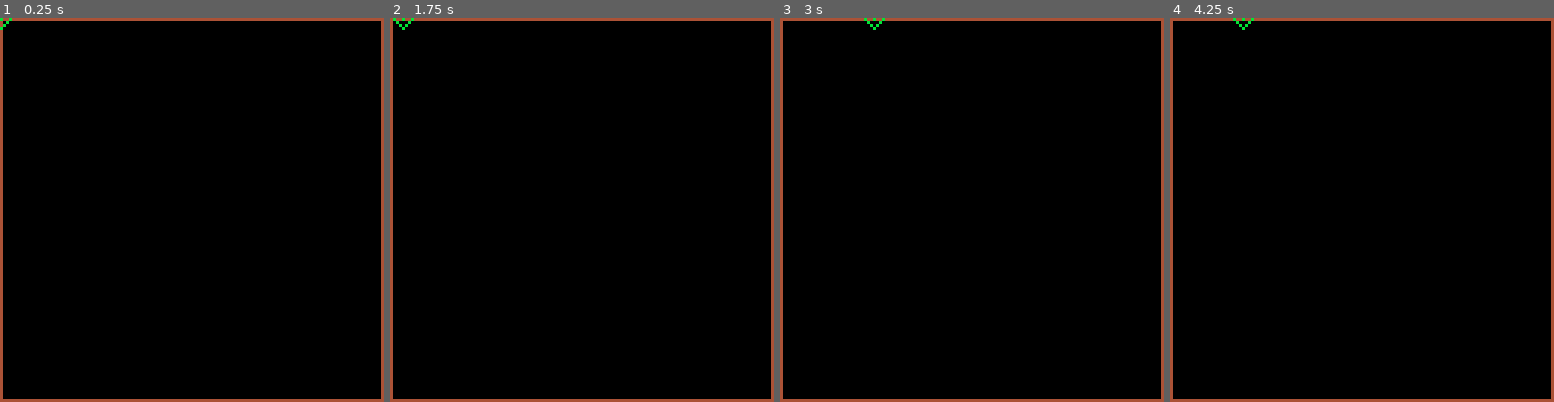
Above: before the commit, frames 1-4 (left to right).
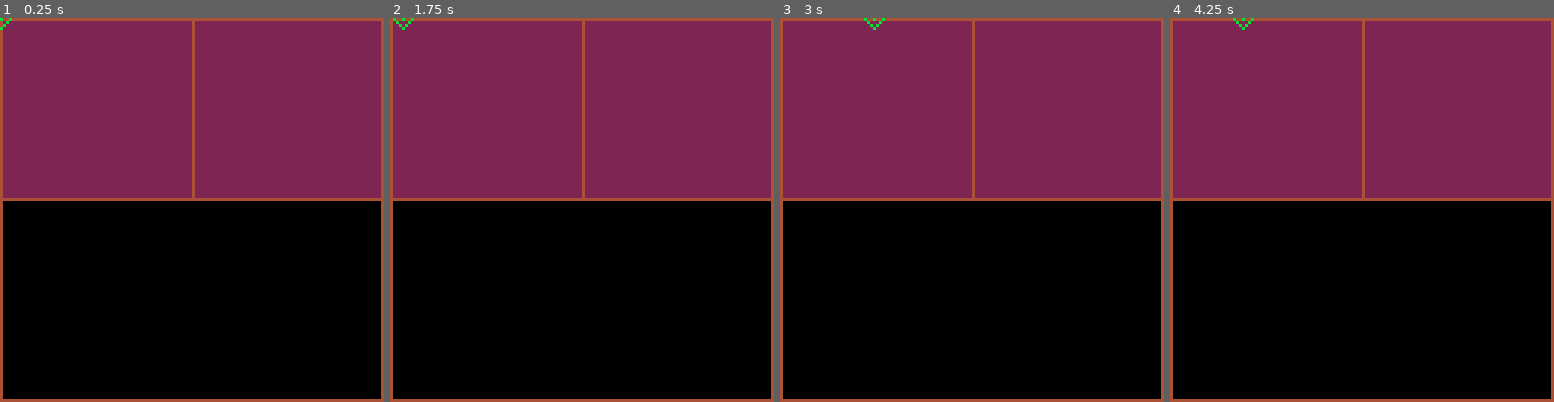
Above: after the commit, the same moments.

Repository: shen-sat/qix
Game: PICO-8 cartridge qix.p8
Same seed, same stepped clock (60 frames per second), same inputs: the game is played once before the commit and once after it.
Inputs:
- Up to frame 1 (0.25 s): no input
- Up to frame 2 (1.75 s): hold Right from 1.6 s (still down)
- Up to frame 3 (3 s): release Right at 2.1 s; hold Up 2.15-2.42 s; hold Right from 2.47 s (still down)
- Up to frame 4 (4.25 s): release Right at 3.03 s; hold Left 3.08-3.58 s; hold Down 3.63-3.97 s; hold Right from 4.02 s (still down)

The runs differ from the first frame. In frame 1, 46% of the frame differs, in the area x 0-100%, y 0-48%; in frame 2, 46%; in frame 3, 46%; in frame 4, 46%.

Commit message:
Implement border and outer-edge-of-shapes-only movement

Diff:
--- a/qix.p8
+++ b/qix.p8
@@ -128,32 +128,34 @@
   frame_counter += 1
   qix:update()
 
+  local path_color = 4
+  local background_color = 0
   if btn(0) then
    local next_point_x, next_point_y = player.x - 1, player.y
-   if pget(next_point_x, next_point_y) != 0 then
-    local compass_points = get_compass_points({ x = next_point_x, y = next_point_y })
-    if check_compass_points_contain_color(compass_points, 0) then player.x -= 1 end
-   end
-
-  elseif btn(1) then
+   if pget(next_point_x, next_point_y) == path_color then
+    local compass_points = get_compass_points({ x = next_point_x, y = next_point_y })
+    if check_compass_points_contain_color(compass_points, background_color) then player.x -= 1 end
+   end
+  end
+  if btn(1) then
    local next_point_x, next_point_y = player.x + 1, player.y
-   if pget(next_point_x, next_point_y) != 0 then
-    local compass_points = get_compass_points({ x = next_point_x, y = next_point_y })
-    if check_compass_points_contain_color(compass_points, 0) then player.x += 1 end
-   end
-
-  elseif btn(2) then
+   if pget(next_point_x, next_point_y) == path_color then
+    local compass_points = get_compass_points({ x = next_point_x, y = next_point_y })
+    if check_compass_points_contain_color(compass_points, background_color) then player.x += 1 end
+   end
+  end
+  if btn(2) then
    local next_point_x, next_point_y = player.x, player.y - 1
-   if pget(next_point_x, next_point_y) != 0 then
-    local compass_points = get_compass_points({ x = next_point_x, y = next_point_y })
-    if check_compass_points_contain_color(compass_points, 0) then player.y -= 1 end
-   end
-
-  elseif btn(3) then
+   if pget(next_point_x, next_point_y) == path_color then
+    local compass_points = get_compass_points({ x = next_point_x, y = next_point_y })
+    if check_compass_points_contain_color(compass_points, background_color) then player.y -= 1 end
+   end
+  end
+  if btn(3) then
    local next_point_x, next_point_y = player.x, player.y + 1
-   if pget(next_point_x, next_point_y) != 0 then
-    local compass_points = get_compass_points({ x = next_point_x, y = next_point_y })
-    if check_compass_points_contain_color(compass_points, 0) then player.y += 1 end
+   if pget(next_point_x, next_point_y) == path_color then
+    local compass_points = get_compass_points({ x = next_point_x, y = next_point_y })
+    if check_compass_points_contain_color(compass_points, background_color) then player.y += 1 end
    end
   end
 end
@@ -161,9 +163,14 @@
 function level_draw()
   -- higher something is here, the further in the background it is
   cls()
+  rectfill(1,1,127 -1,60 - 1,2)
+  line(1,60,127 - 1,60,4)
+  line(64, 1, 64, 60, 4)
+
   rect(0,0,127,127,4) --border
   spr(player.sprite,player.x - 3,player.y - 3)
   -- qix:draw()
+
 
   -- destination hitbox
   -- rect(qix.destination.x,qix.destination.y,qix.destination.x + qix.destination.width - 1,qix.destination.y + qix.destination.height - 1,7)
